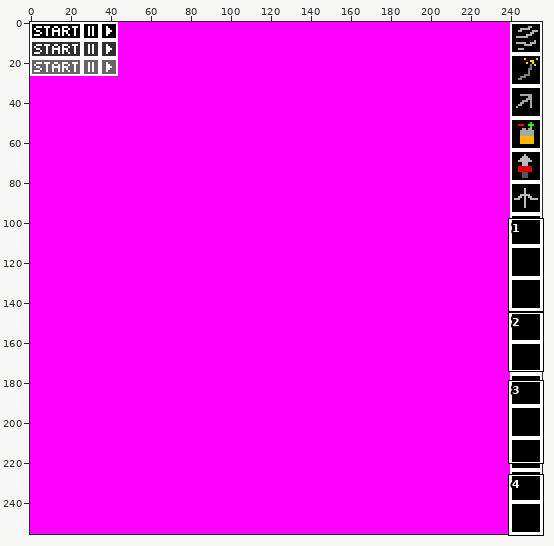
Sprite sheet: CircuitGrid/res/images/gui_texture.png. The first picture is a wide view before the edit; the outline marks the close-up.
Close-up. Before:
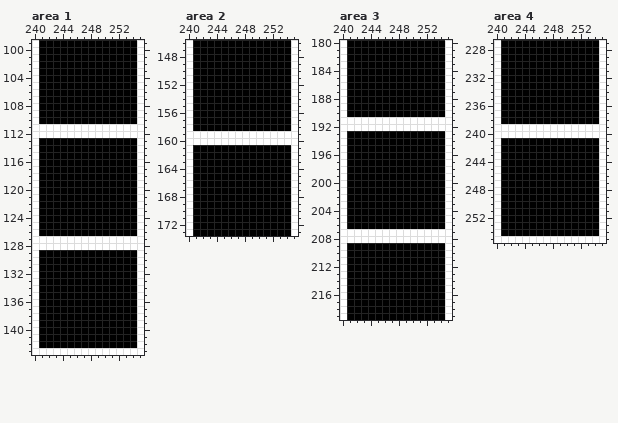
The file is 256x256 pixels. Colours within 5 levels of each other are drawn and written as one. Shown: area 1: x 240..255, y 99..143; area 2: x 240..255, y 146..173; area 3: x 240..255, y 180..219; area 4: x 240..255, y 227..255.
After:
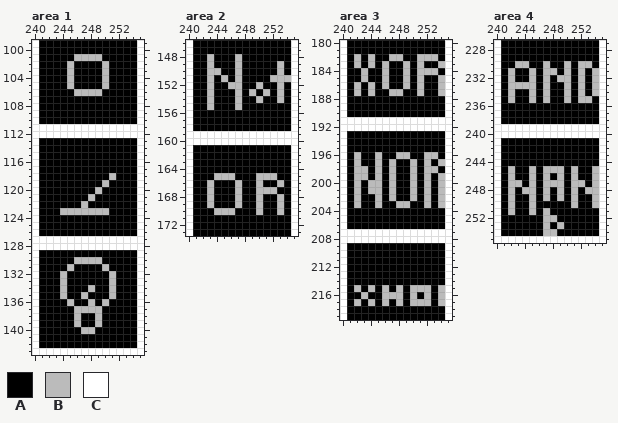
Palette (. is transparent): A #000000  B #bbbbbb  C #ffffff
Difference:
Changed rows in their new state; - is an unchanged pixel.
Area 1:
first column x 245:
101 -BBBB-
102 B----B
103 B----B
104 B----B
105 B----B
106 -BBBB-
first column x 244:
118 -------B
119 ------B-
120 -----B--
121 ----B---
122 ---B----
123 BBBBBBB-
first column x 244:
130 --BBBB--
131 -B----B-
132 B------B
133 B------B
134 B---B--B
135 B--B---B
136 -B--B-B-
137 --BBBB--
138 --B--B--
139 --B--B--
140 ---BB---
Area 2:
first column x 243:
148 B---B-------
149 B---B-----B-
150 BB--B-----B-
151 B-B-B----BBB
152 B--BB--B--B-
153 B---B-B-B-B-
154 B---B--B--B-
155 B---B-------
first column x 243:
165 -BBB---BBB-
166 B---B--B--B
167 B---B--BBB-
168 B---B--B--B
169 B---B--B--B
170 -BBB---B--B
Area 3:
first column x 242:
182 B-B--BB--BBB-
183 B-B-B--B-B--B
184 -B--B--B-BBB-
185 -B--B--B-B--B
186 B-B-B--B-B--B
187 B-B--BB--B--B
first column x 242:
196 B--B--BB--BB-
197 B--B-B--B-B-B
198 BB-B-B--B-BB-
199 BB-B-B--B-B-B
200 B-BB-B--B-B-B
201 B-BB-B--B-B-B
202 B--B-B--B-B-B
203 B--B--BB--B-B
first column x 242:
215 B-B-B-B-BBB-B
216 -B--BBB-B-B-B
217 B-B-B-B-BBB-B
Area 4:
first column x 242:
230 -BB--B--B-BB-
231 B--B-BB-B-B-B
232 B--B-B-BB-B-B
233 BBBB-B--B-B-B
234 B--B-B--B-B-B
235 B--B-B--B-BB-
first column x 242:
245 B--B-BBB-B--B
246 B--B-B-B-B--B
247 BB-B-BBB-BB-B
248 B-BB-B-B-B-BB
249 B--B-B-B-B--B
250 B--B-----B--B
251 B--B-B-------
252 -----BB------
253 -----B-B-----
254 -----BB------
